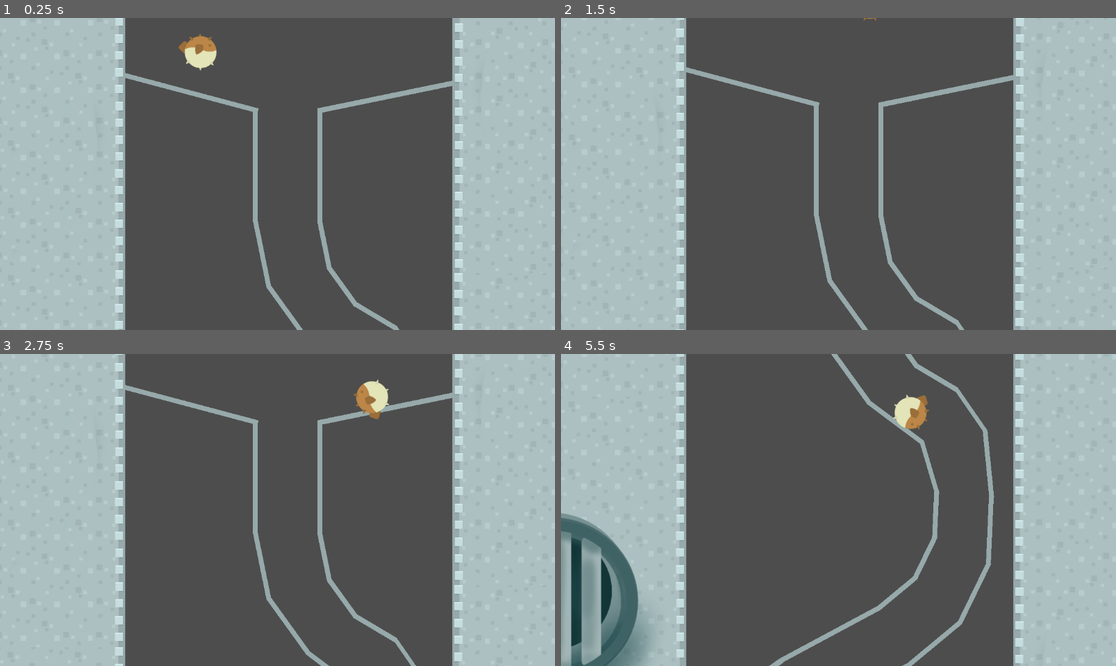
Above: before the commit, frames 1-4 (two rows, left to right).
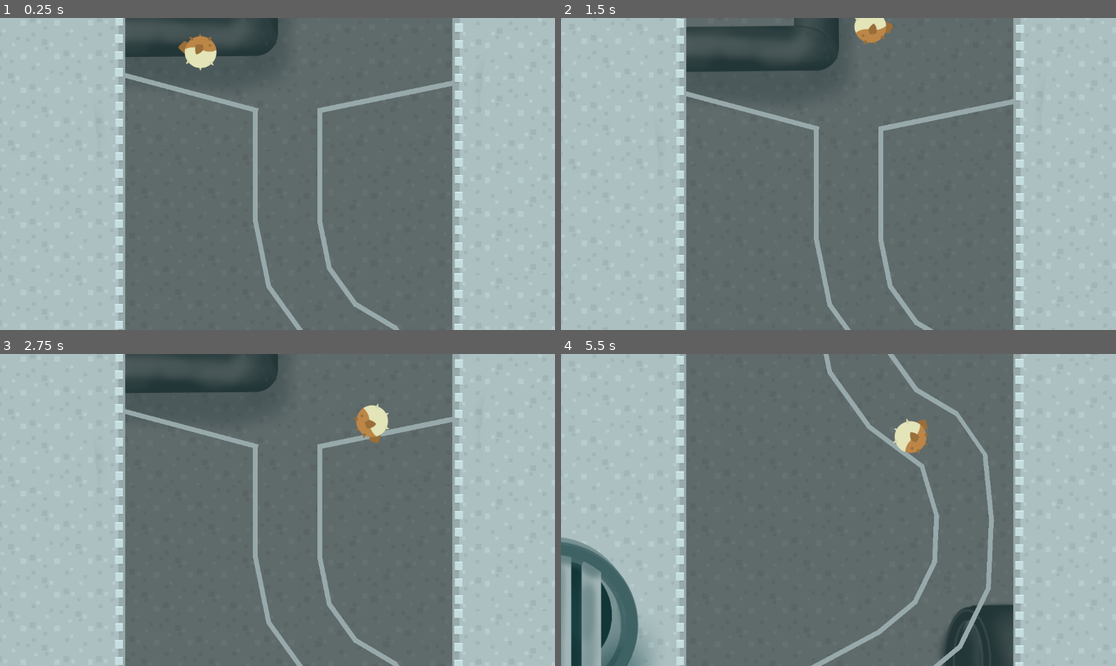
Above: after the commit, the same moments.

Repository: JWizards/GMTK_2024
Game: Godot game, scene res://scenes/game.tscn
The game is run twice, just before and just after one commit, with the same random seed, the same clock (stepped at 60 frames per second) and the same inputs.
Inputs:
- Up to frame 1 (0.25 s): no input
- Up to frame 2 (1.5 s): tap Space (jump) at 0.77 s
- Up to frame 3 (2.75 s): tap Space (jump) at 1.52 s
- Up to frame 4 (5.5 s): tap Space (jump) at 3.02, 3.77, 4.52 s

The runs differ from the first frame. In frame 1, 49% of the frame differs, in the area x 22-82%, y 0-100%; in frame 2, 53%; in frame 3, 53%; in frame 4, 60%, in the area x 0-84%, y 0-100%.

Commit message:
Add Parallax Background

Diff:
--- a/scenes/game.tscn
+++ b/scenes/game.tscn
@@ -1,8 +1,9 @@
-[gd_scene load_steps=4 format=3 uid="uid://dp4i211h77t8j"]
+[gd_scene load_steps=5 format=3 uid="uid://dp4i211h77t8j"]
 
 [ext_resource type="Script" path="res://scripts/camera.gd" id="1_omqfo"]
 [ext_resource type="PackedScene" uid="uid://bg8l080p3dvvb" path="res://scenes/player.tscn" id="1_r30et"]
 [ext_resource type="PackedScene" uid="uid://dhdslsdm6oux5" path="res://scenes/levelManager.tscn" id="4_f5hst"]
+[ext_resource type="Texture2D" uid="uid://66ba3wcaitkd" path="res://assets/darkened2.png" id="4_o1rjy"]
 
 [node name="root2" type="Node2D"]
 
@@ -15,9 +16,19 @@
 drag_vertical_enabled = true
 script = ExtResource("1_omqfo")
 player_path = NodePath("../Player")
-offset_y = 300.0
+offset_y = 250.0
 
 [node name="LevelManager" parent="." instance=ExtResource("4_f5hst")]
 player_path = NodePath("../Player")
 level_path_list = Array[String](["res://scenes/levels/startLevel.tscn", "res://scenes/levels/LEVEL1.tscn", "res://scene …(198 unchanged characters)…
 level_chance_weight_list = Array[float]([1.0, 5.0, 5.0, 5.0, 5.0, 5.0, 5.0, 5.0])
+
+[node name="Parallax2D" type="Parallax2D" parent="."]
+scroll_scale = Vector2(1, 0.8)
+scroll_offset = Vector2(692, -18)
+repeat_size = Vector2(0, 2225)
+repeat_times = 2
+
+[node name="Darkened2" type="Sprite2D" parent="Parallax2D"]
+z_index = -1
+texture = ExtResource("4_o1rjy")
--- a/scenes/levels/LEVEL1.tscn
+++ b/scenes/levels/LEVEL1.tscn
@@ -9,7 +9,7 @@
 [sub_resource type="SegmentShape2D" id="SegmentShape2D_jorcv"]
 a = Vector2(-1, 388)
 
-[node name="RootNode" type="Node2D"]
+[node name="RootNode2" type="Node2D"]
 position = Vector2(-13, -56)
 
 [node name="SPIKE1" parent="." instance=ExtResource("2_ivhai")]
Binary file changed: assets/darkened2.png
